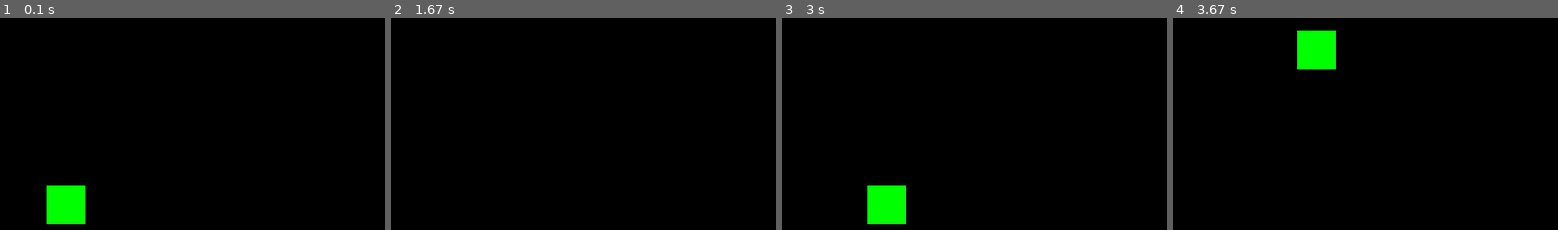
Above: before the commit, frames 1-4 (left to right).
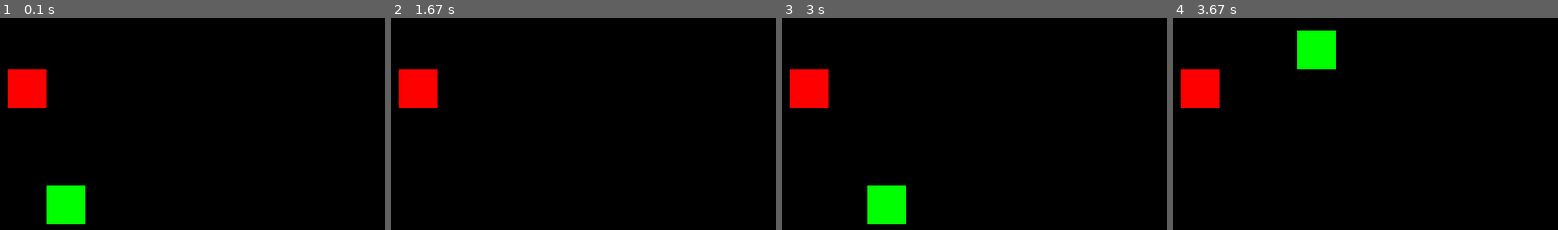
Above: after the commit, the same moments.

Repository: dellod/pygame_mentor_examples
Game: pygame game, started from games/snake.py
Two runs of this game, one before a commit and one after it. Both use one fixed random seed, a clock stepped at 60 frames per second and the inputs below.
Inputs:
- Up to frame 1 (0.1 s): no input
- Up to frame 2 (1.67 s): hold Right 0.33-0.8 s; hold Up 0.83-1.13 s; hold Right 1.17-1.63 s
- Up to frame 3 (3 s): hold Left 1.67-2.2 s; hold Down 2.23-2.53 s; hold Left 2.57-2.97 s
- Up to frame 4 (3.67 s): hold Up 3-3.37 s; hold Right from 3.4 s (still down)
The pictures show only the part of the screen within x 44-94%, y 50-100%; the shares and areas given below are measured in that part.

The runs differ from the first frame. In frame 1, 1.8% of the frame differs, in the area x 2-13%, y 24-43%; in frame 2, 1.8%; in frame 3, 1.8%; in frame 4, 1.8%.

Commit message:
Add food generation
Food generation includes random positioning after snake is on top of
food but snake does not yet increase in length.

Diff:
--- a/games/snake.py
+++ b/games/snake.py
@@ -9,8 +9,8 @@
 ####################################################################################################
 
 # IMPORTS
-from venv import create
 import pygame
+import random
 import sys
 
 ### GLOBALS
@@ -42,11 +42,24 @@
                    x_pos: float,
                    y_pos: float,
                    display: pygame.Surface,
-                   font_style: pygame.font.Font,
-                  ) -> None:
+                   font_style: pygame.font.Font) -> None:
     """Writes message to display window given the colour and position."""
     msg = font_style.render(message, True, colour)
     display.blit(msg, [x_pos, y_pos])
+
+
+def generate_random_food_position() -> tuple:
+    food_pos = \
+        (round(random.randrange(0, SCREEN_WIDTH - SNAKE_SIZE[0]) / SNAKE_SIZE[0]) * SNAKE_SIZE[0],
+         round(random.randrange(0, SCREEN_HEIGHT - SNAKE_SIZE[1]) / SNAKE_SIZE[1]) * SNAKE_SIZE[1])
+    return food_pos
+
+
+def check_grid_collision(snake_pos: tuple, food_pos: tuple):
+    if snake_pos[0] == food_pos[0] and snake_pos[1] == food_pos[1]:
+        return True
+    else:
+        return False
 
 
 def main() -> None:
@@ -66,6 +79,9 @@
 
     # Set up font style
     font_style = pygame.font.SysFont(None, 50)
+
+    # Food variables
+    food_pos = generate_random_food_position()
 
     # Important info variables
     score = 0
@@ -115,6 +131,17 @@
         # Draw snake
         pygame.draw.rect(display, GREEN, [X_POS, Y_POS, SNAKE_SIZE[0], SNAKE_SIZE[1]])
 
+        # Draw food
+        pygame.draw.rect(display, RED, [food_pos[0], food_pos[1], SNAKE_SIZE[0], SNAKE_SIZE[1]])
+
+        # Check if snake is on top of food
+        if check_grid_collision((X_POS, Y_POS), food_pos):
+            score += 1
+            food_pos = generate_random_food_position()
+
+        # Increase length of snake
+        # TODO
+
         # Check if player lost
         if did_player_lose:
             create_message("You lost!", RED, SCREEN_WIDTH/2 - 50, SCREEN_HEIGHT/2, display, font_style)
